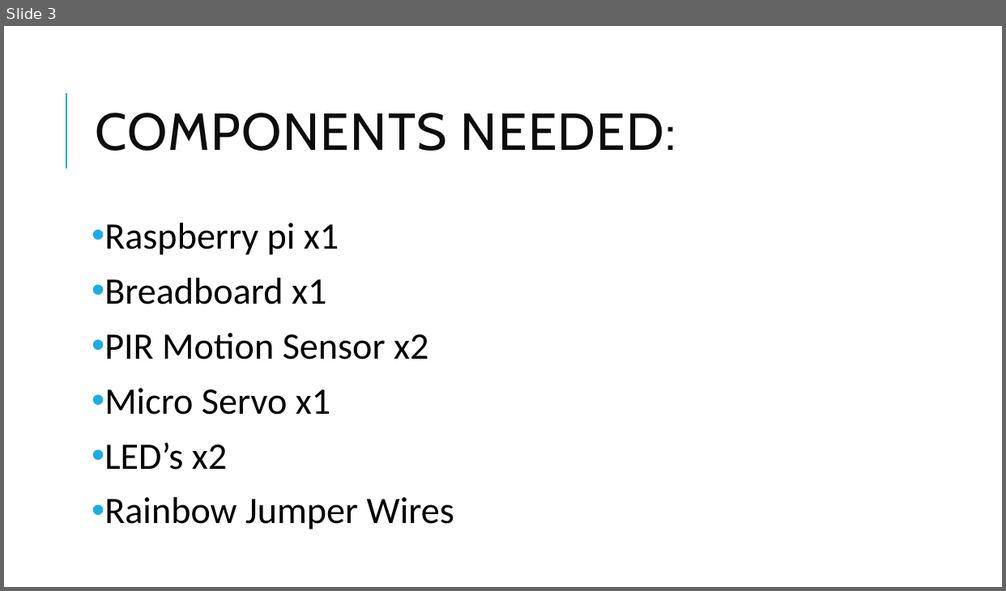
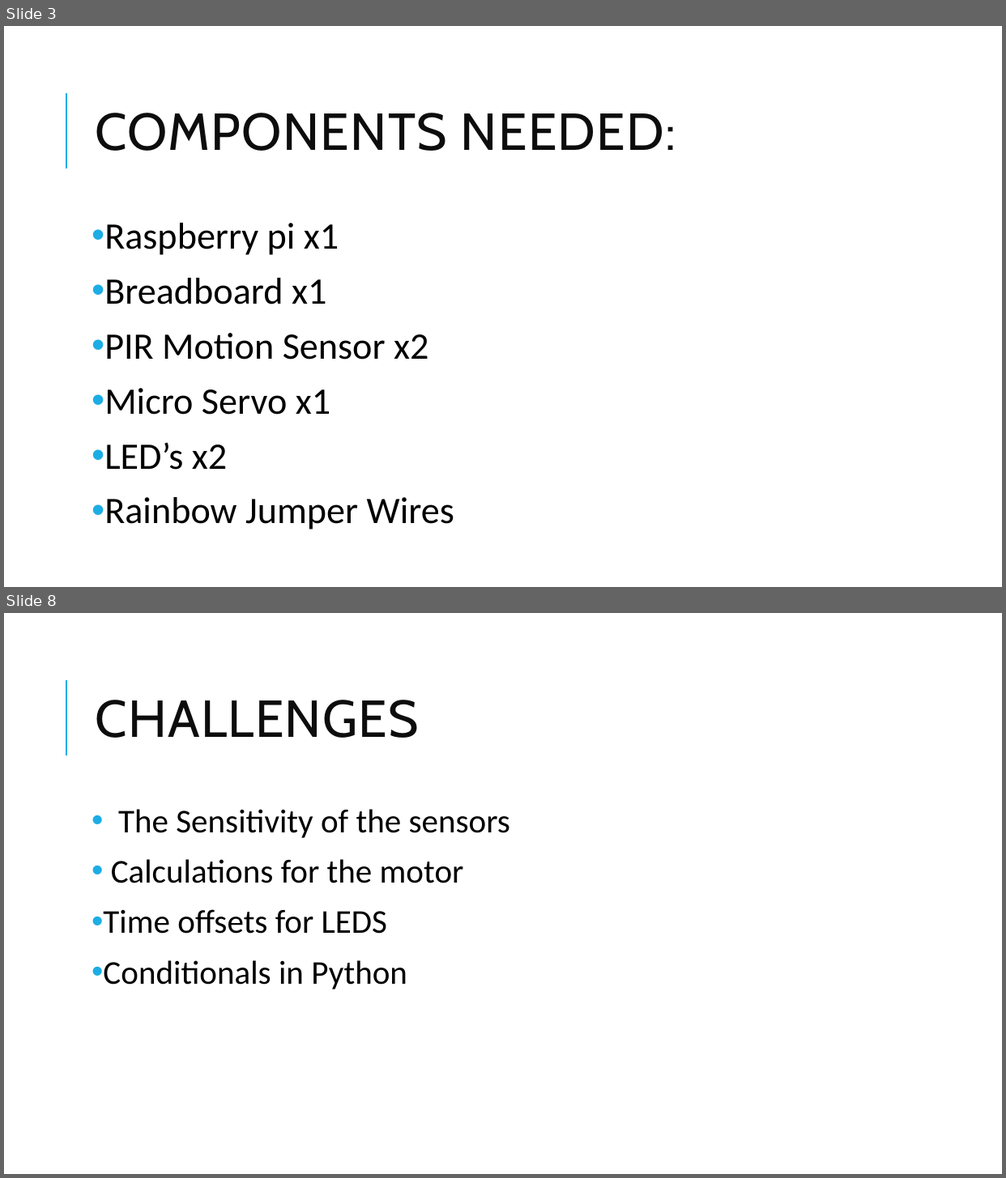
Before and after one commit to jmapjp/EMT2390LStuff, a slide deck: Semester Project/Semester project 2390l.pptx. Shown one above the other, each under a label of ours: slide 3 before the commit, slides 3 and 8 after it; the slides between them are not shown. The pictures are 1006x591 and 1006x1178 pixels, drawn with LibreOffice and Linux fonts; fonts in the diff are those of the drawing. Boxes give left, top, right and bottom in pixels: in the first picture for what was removed or moved away, otherwise in the second. Text is boxed around its words. In the diff, an @@ line names an element or a change of style, - is before the commit and + after.

```diff
--- a/Semester Project/Semester project 2390l.pptx
+++ b/Semester Project/Semester project 2390l.pptx
@@ slide 8 added at (4, 613, 1002, 1174), background #FFFFFF; not listed: 1 template element that a slide beside it also shows @@
@@ title added at (96, 700, 419, 738), 50 pt, text #0D0D0D @@
+CHALLENGES
@@ text added at (103, 809, 510, 990), 32 pt, text #000000 @@
+• The Sensitivity of the sensors
+• Calculations for the motor
+• Time offsets for LEDS
+• Conditionals in Python
```
Also in this commit, not shown: 4 slides changed, 2 other slides added, 5 slides removed.
